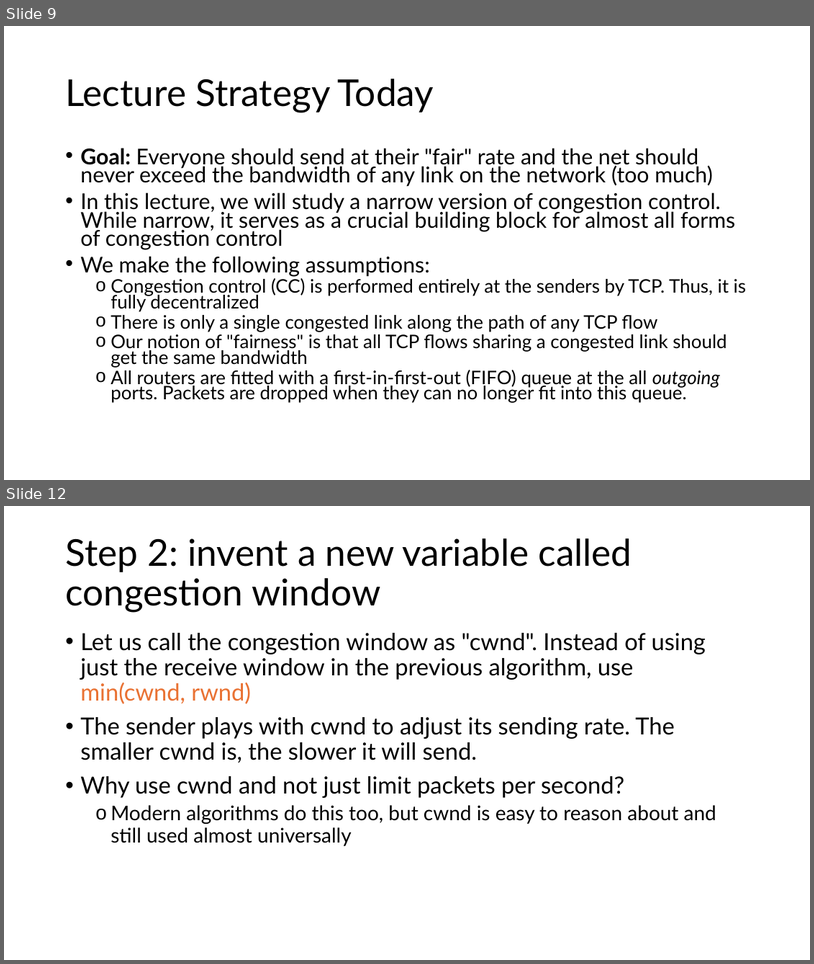
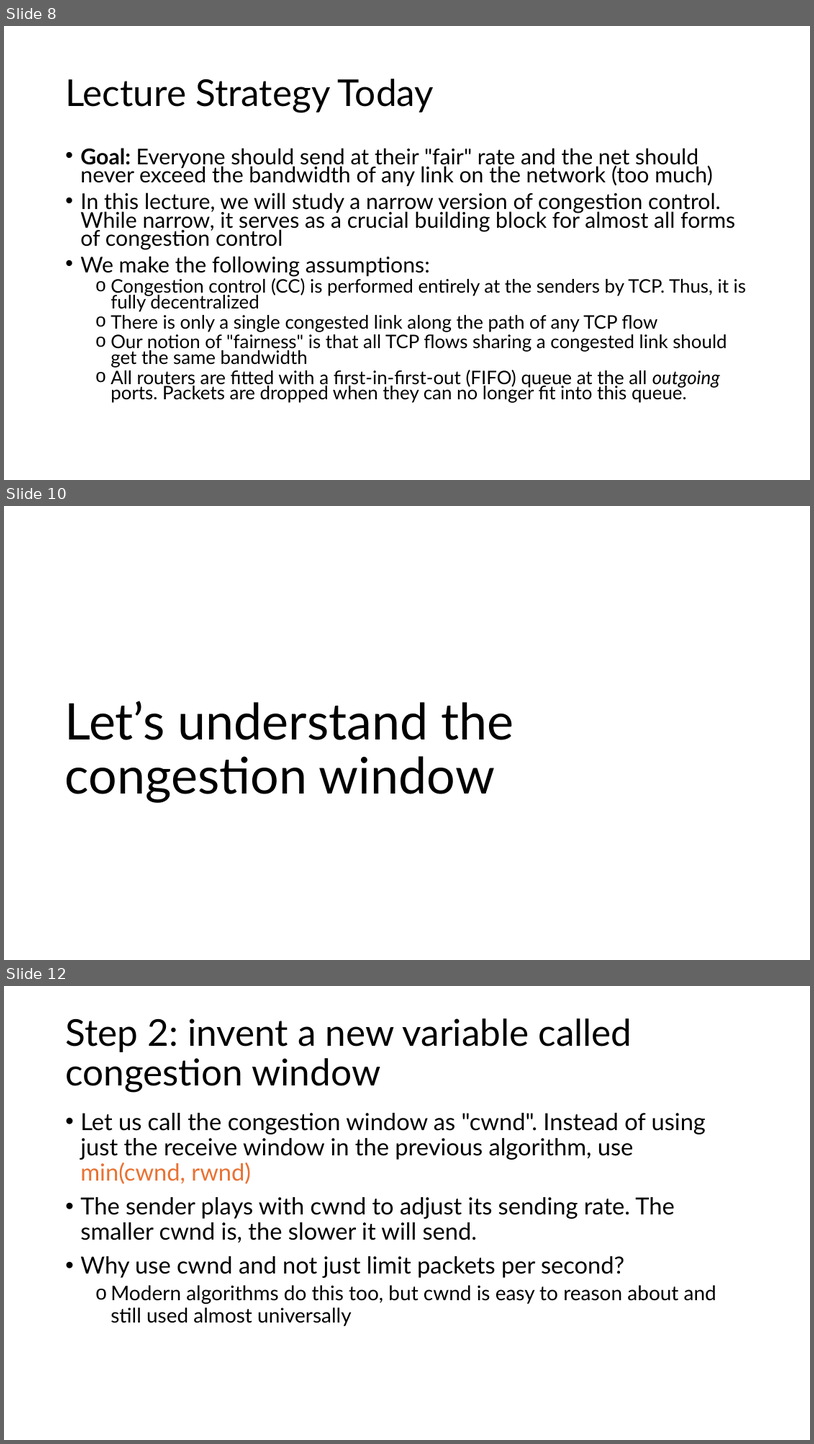
Before and after one commit to venkatarun95/mit_page, a slide deck: f25/assets/slides/lec15-congestion-control-1.pptx. Shown one above the other, each under a label of ours: slides 9 and 12 before the commit, slides 8, 10 and 12 after it; the slides between them are not shown. The pictures are 814x964 and 814x1444 pixels, drawn with LibreOffice and Linux fonts; fonts in the diff are those of the drawing. Boxes give left, top, right and bottom in pixels: in the first picture for what was removed or moved away, otherwise in the second. Text is boxed around its words. In the diff, an @@ line names an element or a change of style, - is before the commit and + after.

```diff
--- a/f25/assets/slides/lec15-congestion-control-1.pptx
+++ b/f25/assets/slides/lec15-congestion-control-1.pptx
@@ slide 10 added at <box>4,506,810,960</box>, background #FFFFFF @@
@@ title added at <box>65,700,514,803</box>, 60 pt, text #000000 @@
+Let’s understand the congestion window
@@ what was slide 9 is now slide 8 @@
```
Also in this commit, not shown: 5 slides changed, 1 other slide added, 1 slide removed, 3 other files.
